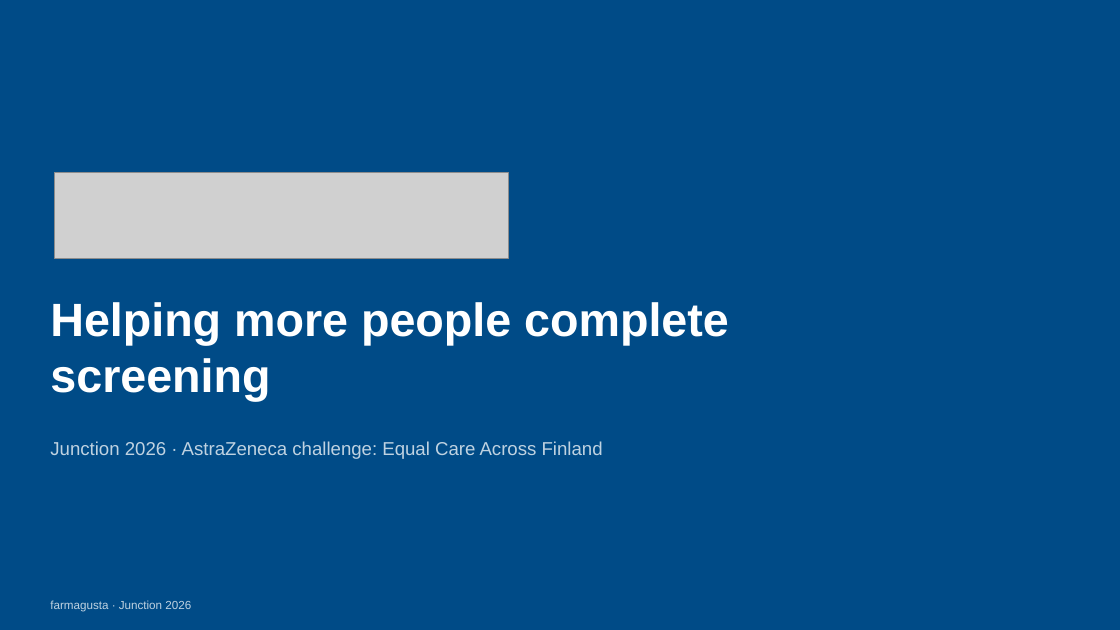
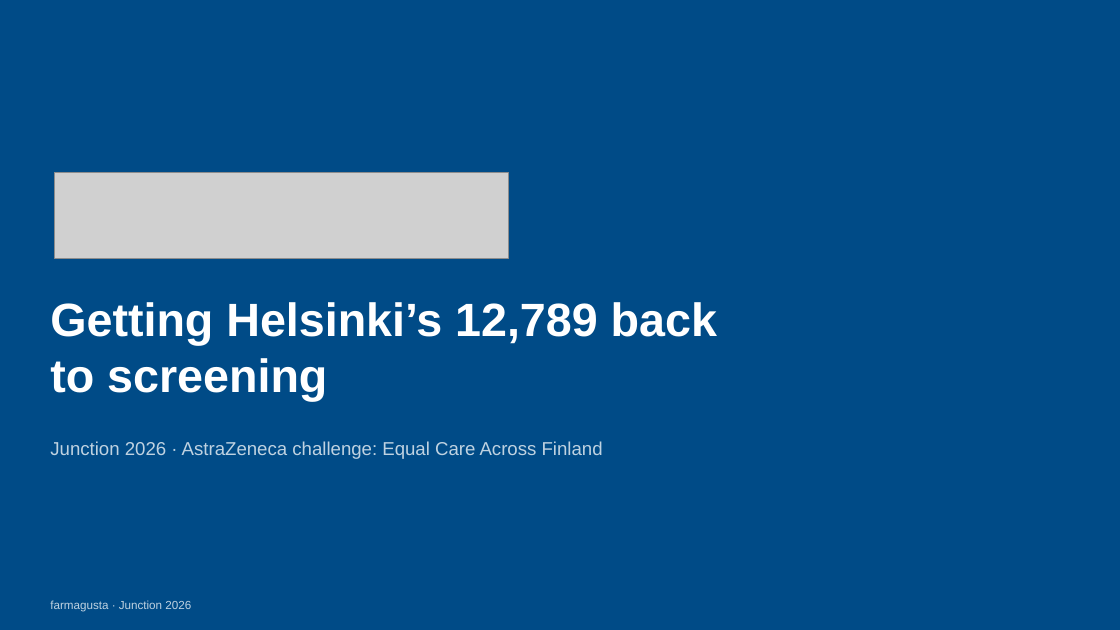
Before and after one commit to rromppanen/junction26, a slide deck: slide 1 of docs/pitch/farmagusta-screening-attendance.pptx. Drawn at 1120x630 pixels with LibreOffice and Linux fonts; fonts in the diff are those of the drawing; grey boxes stand for pictures. Boxes give left, top, right and bottom in pixels: in the first picture for what was removed or moved away, otherwise in the second. Text is boxed around its words. In the diff, an @@ line names an element or a change of style, - is before the commit and + after.

```diff
--- a/docs/pitch/farmagusta-screening-attendance.pptx
+++ b/docs/pitch/farmagusta-screening-attendance.pptx
@@ text at bbox=[50, 302, 717, 401]: text changed @@
-Helping more people complete screening
+Getting Helsinki’s 12,789 back to screening
```
Also in this commit, not shown: 9 other slides changed.
